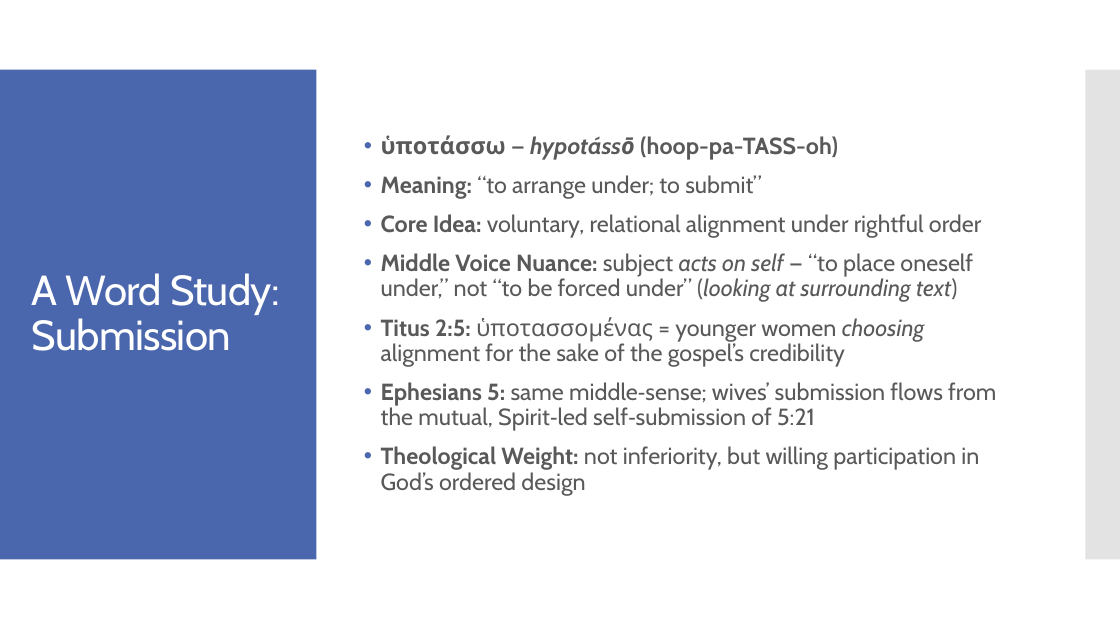
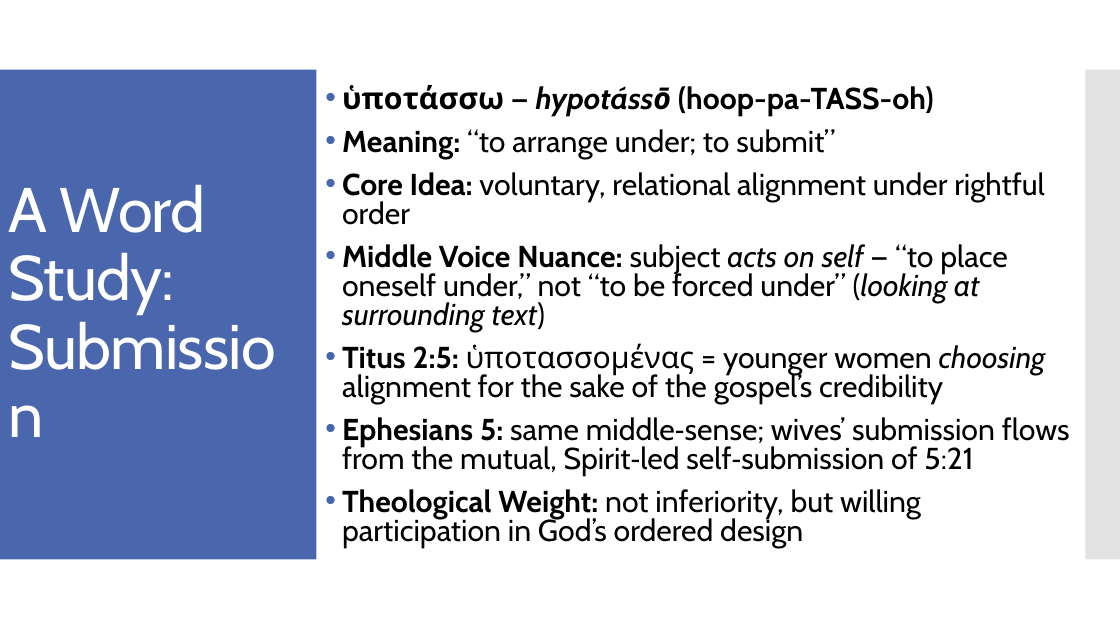
Before and after one commit to Jimothy41/from-the-spirit, a slide deck: slide 4 of lessons/gospel-alignment.pptx. Drawn at 1120x630 pixels with LibreOffice and Linux fonts; fonts in the diff are those of the drawing. Boxes give left, top, right and bottom in pixels: in the first picture for what was removed or moved away, otherwise in the second. Text is boxed around its words. In the diff, an @@ line names an element or a change of style, - is before the commit and + after.

```diff
--- a/lessons/gospel-alignment.pptx
+++ b/lessons/gospel-alignment.pptx
@@ text "ὑποτάσσω — hypotássō (hoop-pa-TASS-oh)": place and size @@
-text "ὑποτάσσω — hypotássō (hoop-pa-TASS-oh)" at (381, 135, 996, 496)
+text "ὑποτάσσω — hypotássō (hoop-pa-TASS-oh)" at (342, 85, 1070, 549)
@@ text "ὑποτάσσω — hypotássō (hoop-pa-TASS-oh)" at (342, 85, 1070, 549): size 20 to 25.9 pt, text colour #595959 to #000000; line spacing 0.9 to 0.8 @@
@@ title "A Word Study: Submission": place and size @@
-title "A Word Study: Submission" at (32, 273, 280, 351)
+title "A Word Study: Submission" at (8, 184, 206, 315)
@@ title "A Word Study: Submission" at (8, 184, 206, 315): size 36 to 54 pt @@
```
Also in this commit, not shown: 8 other slides changed.
